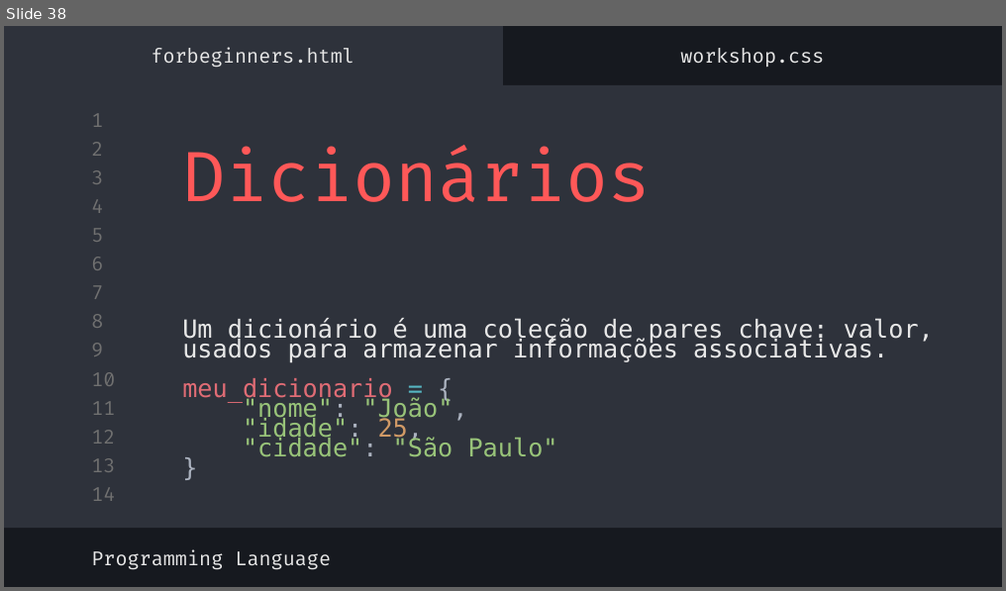
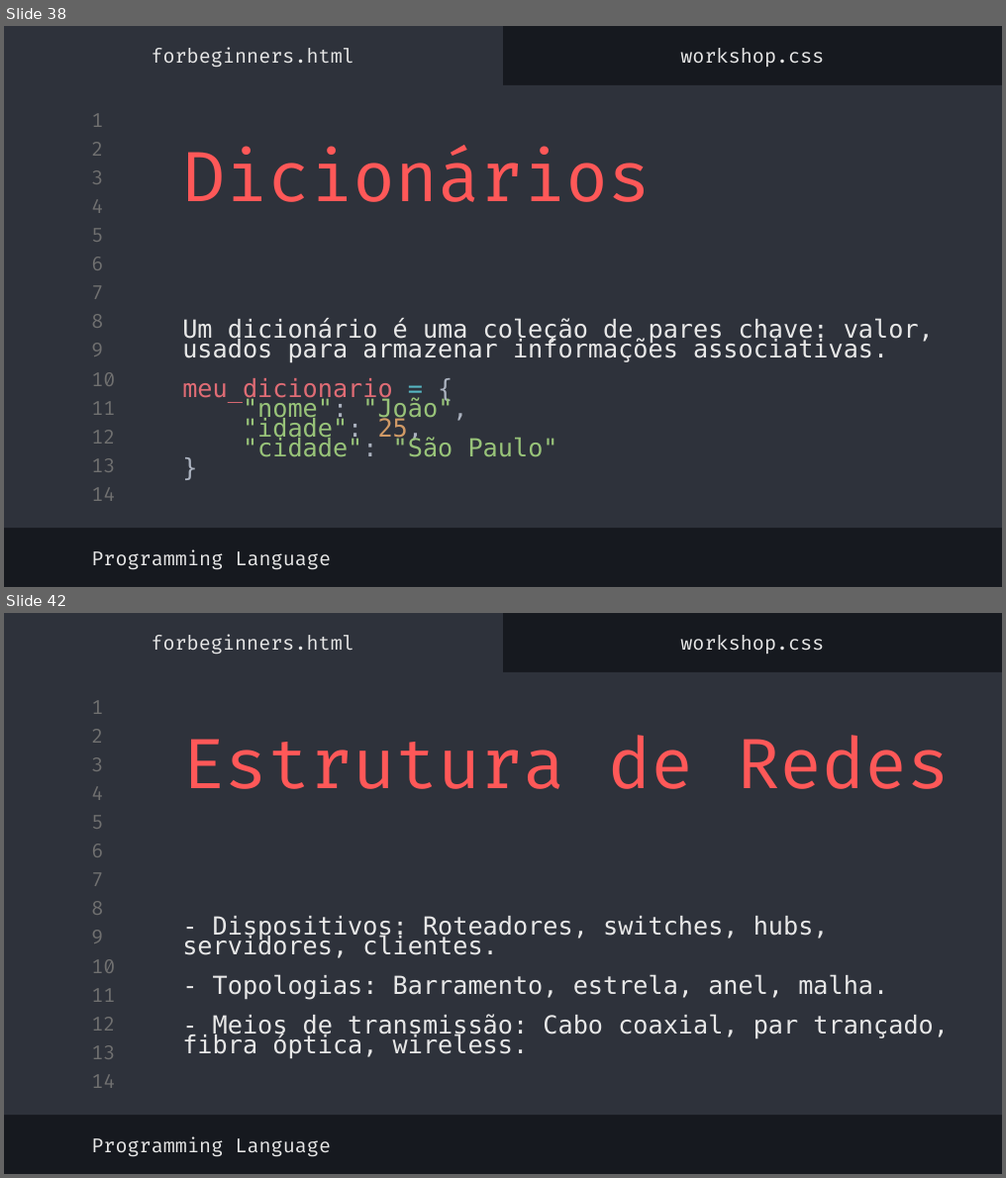
Before and after one commit to MatheusgMoreira/logica_programacao, a slide deck: lógica_de_programação.pptx. Shown one above the other, each under a label of ours: slide 38 before the commit, slides 38 and 42 after it; the slides between them are not shown. The pictures are 1006x591 and 1006x1178 pixels, drawn with LibreOffice and Linux fonts; fonts in the diff are those of the drawing. Boxes give left, top, right and bottom in pixels: in the first picture for what was removed or moved away, otherwise in the second. Text is boxed around its words. In the diff, an @@ line names an element or a change of style, - is before the commit and + after.

```diff
--- a/lógica_de_programação.pptx
+++ b/lógica_de_programação.pptx
@@ slide 42 added at <box>4,613,1002,1174</box>, background #16191F; not listed: 16 template elements that a slide beside it also shows @@
@@ subtitle added at <box>152,635,354,655</box>, 14 pt, text #E7E7E7 @@
+forbeginners.html
@@ subtitle added at <box>680,635,824,654</box>, 14 pt, text #E7E7E7 @@
+workshop.css
@@ title added at <box>182,735,949,789</box>, 50 pt, text #FF5858 @@
+Estrutura de Redes
@@ title added at <box>182,916,948,1059</box>, 18 pt, text #E7E7E7 @@
+- Dispositivos: Roteadores, switches, hubs, servidores, clientes.
+- Topologias: Barramento, estrela, anel, malha.
+- Meios de transmissão: Cabo coaxial, par trançado, fibra óptica, wireless.
@@ subtitle added at <box>91,1137,331,1157</box>, 14 pt, text #E7E7E7 @@
+Programming Language
```
Also in this commit, not shown: 8 other slides added.
